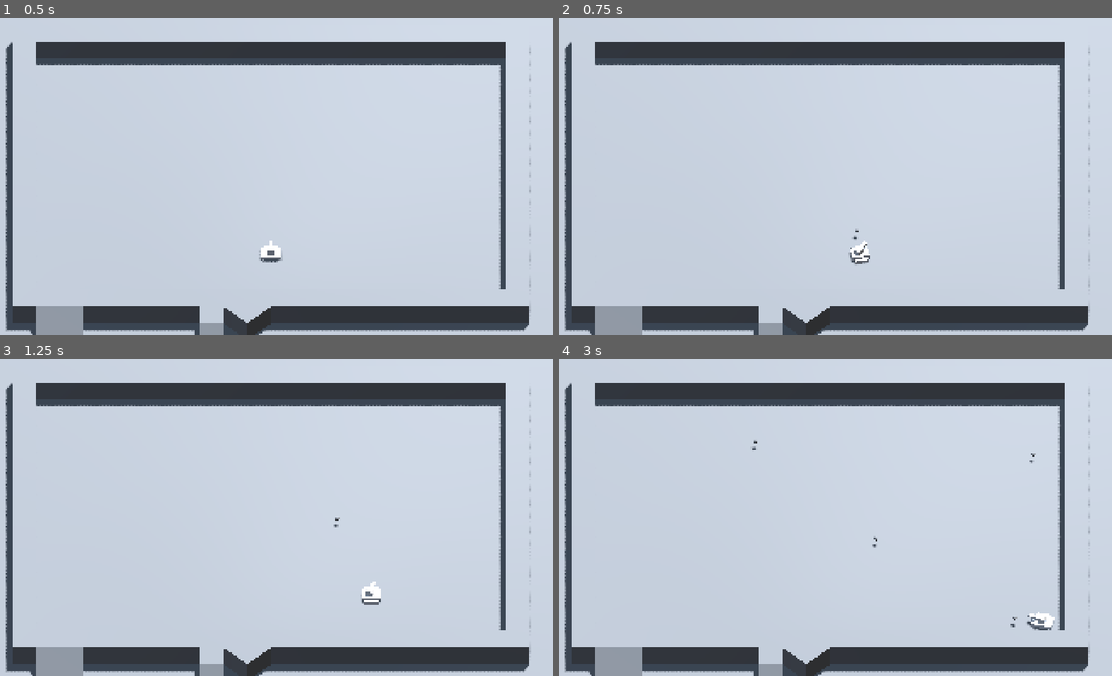
Above: before the commit, frames 1-4 (two rows, left to right).
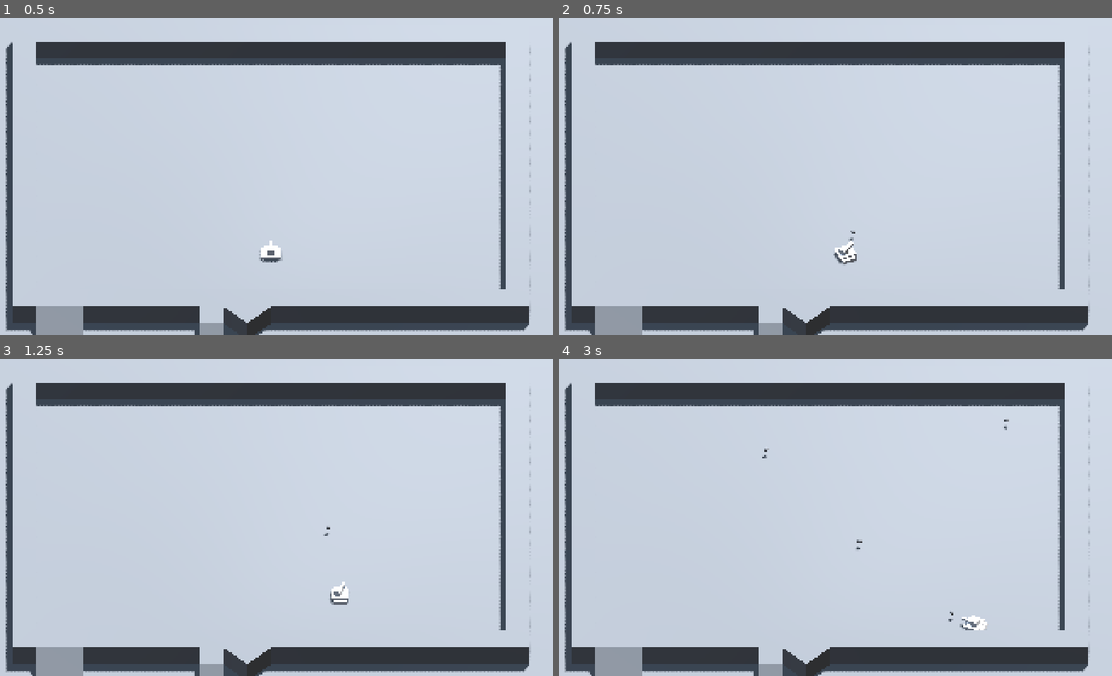
Above: after the commit, the same moments.

Repository: pepsp/tank
Game: Godot game, scene res://scenes/game.tscn
Same seed, same stepped clock (60 frames per second), same inputs: the game is played once before the commit and once after it.
Inputs (mouse positions are in pixels of both pictures, inside the frame that each line leads up to):
- Up to frame 1 (0.5 s): no input
- Up to frame 2 (0.75 s): tap Enter at 0.5 s; move the mouse to (951, 160) at 0.52 s; hold D (right) from 0.53 s (still down); click (951, 160) at 0.6 s
- Up to frame 3 (1.25 s): keep holding D (right)
- Up to frame 4 (3 s): move the mouse to (719, 533) at 1.27 s; release D (right) at 1.28 s; hold S (down) 1.28-2.03 s; click (719, 533) at 1.35 s; move the mouse to (885, 447) at 2.02 s; hold D (right) 2.03-2.78 s; click (885, 447) at 2.1 s; move the mouse to (802, 580) at 2.77 s; hold W (up) from 2.78 s (still down); click (802, 580) at 2.85 s

Frame 1 is identical in both runs. In frame 2, 0.4% of the frame differs, in the area x 49-57%, y 66-78%; in frame 3, 0.4%; in frame 4, 0.5%, in the area x 34-90%, y 19-86%.

Commit message:
shots timer, movement timer

Diff:
--- a/scenes/cannon_ball.gd
+++ b/scenes/cannon_ball.gd
@@ -1,6 +1,6 @@
 extends RigidBody3D
 
-@export var velocidad: float = 7.2
+@export var velocidad: float = 6.2
 @export var rebotes := 0
 @export var max_rebotes := 1
 const TERRENO := 3
--- a/scenes/player.gd
+++ b/scenes/player.gd
@@ -3,6 +3,8 @@
 
 @export var escena_cb: PackedScene
 @onready var punto_disparo: Marker3D = $tank/controller/cannon/cube/PuntoDisparo
+@onready var shots_timer = $ShotsTimer
+@onready var movement_timer = $MovementTimer
 @export var max_cbs = 5
 var active_cbs := 0
 
@@ -10,19 +12,21 @@
 
 @export var vel_giro: float = 9.1
 @export var vel_giro_canon: float = 8.5
-@export var velocidad: float = 6.0
+@export var velocidad: float = 4.5
 
 @onready var cannon: Node3D = $tank/controller/cannon
 @onready var body2: Node3D = $tank/controller/body2
 
 func _process(delta: float) -> void:
 	_apuntar_canon(delta)
-	if Input.is_action_just_pressed("shoot"):
+	if Input.is_action_just_pressed("shoot") and shots_timer.is_stopped():
 		_disparar()
+		shots_timer.start()
 
 func _physics_process(delta: float) -> void:
-	_mover_tanque(delta)
-	move_and_slide()
+	if movement_timer.is_stopped():
+		_mover_tanque(delta)
+		move_and_slide()
 
 func _apuntar_canon(delta: float) -> void:
 	var camara := get_viewport().get_camera_3d()
@@ -84,6 +88,7 @@
 	cb.disparar(-punto_disparo.global_basis.z)
 	active_cbs += 1
 	cb.tree_exiting.connect(_on_cb_destroyed)
+	movement_timer.start()
 
 func _on_cb_destroyed() -> void:
 	active_cbs -= 1
--- a/scenes/player.tscn
+++ b/scenes/player.tscn
@@ -8,3 +8,12 @@
 collision_mask = 6
 script = ExtResource("2_g2els")
 escena_cb = ExtResource("3_qhqgy")
+
+[node name="ShotsTimer" type="Timer" parent="." index="2" unique_id=305037666]
+wait_time = 0.15
+one_shot = true
+autostart = true
+
+[node name="MovementTimer" type="Timer" parent="." index="3" unique_id=1457423892]
+wait_time = 0.05
+one_shot = true
